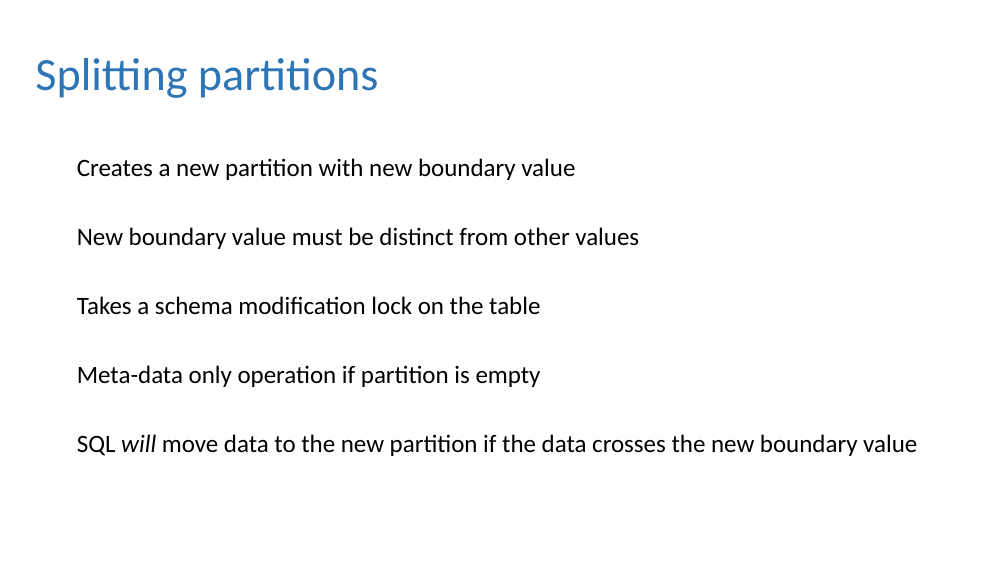
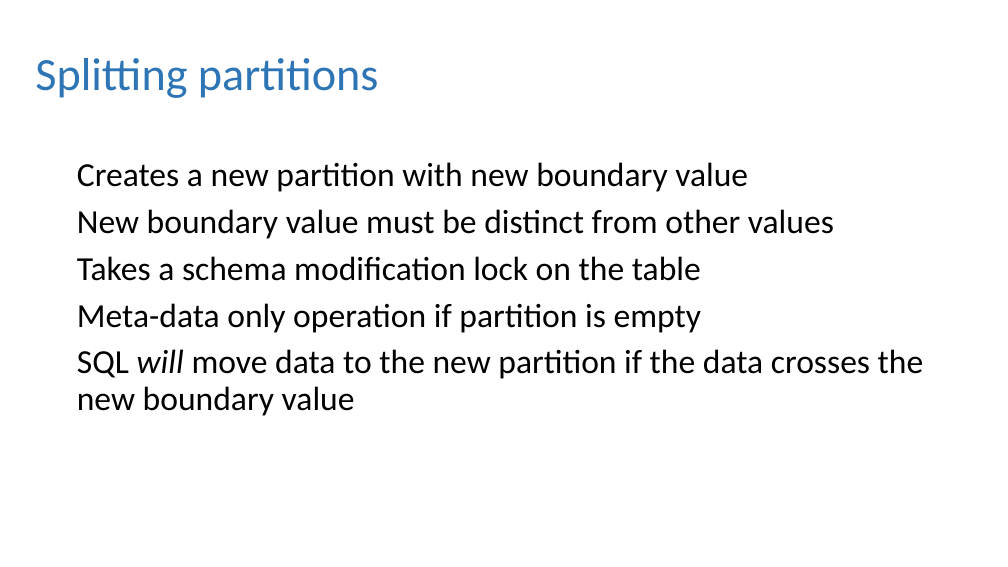
Before and after one commit to dbafromthecold/IntroToPartitioning, a slide deck: slide 23 of Intro to Partitioning.pptx. Drawn at 1008x567 pixels with LibreOffice and Linux fonts; fonts in the diff are those of the drawing; background and template pictures are left out. Boxes give left, top, right and bottom in pixels: in the first picture for what was removed or moved away, otherwise in the second. Text is boxed around its words. In the diff, an @@ line names an element or a change of style, - is before the commit and + after.

```diff
--- a/Intro to Partitioning.pptx
+++ b/Intro to Partitioning.pptx
@@ text "Creates a new partition with ..." at <box>77,162,924,416</box>: size 23.8 to 32 pt; line spacing 0.8 to 0.9 @@
```
Also in this commit, not shown: 20 other slides changed, 1 other file.
